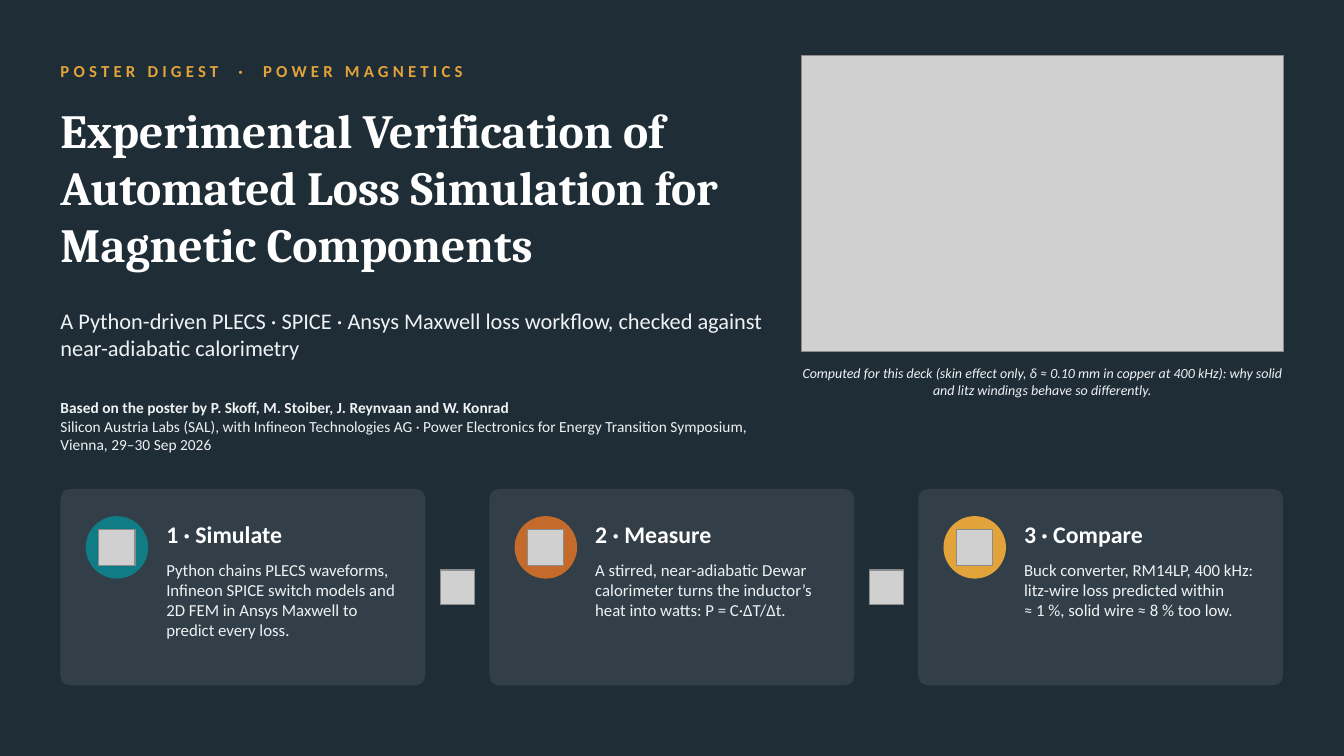
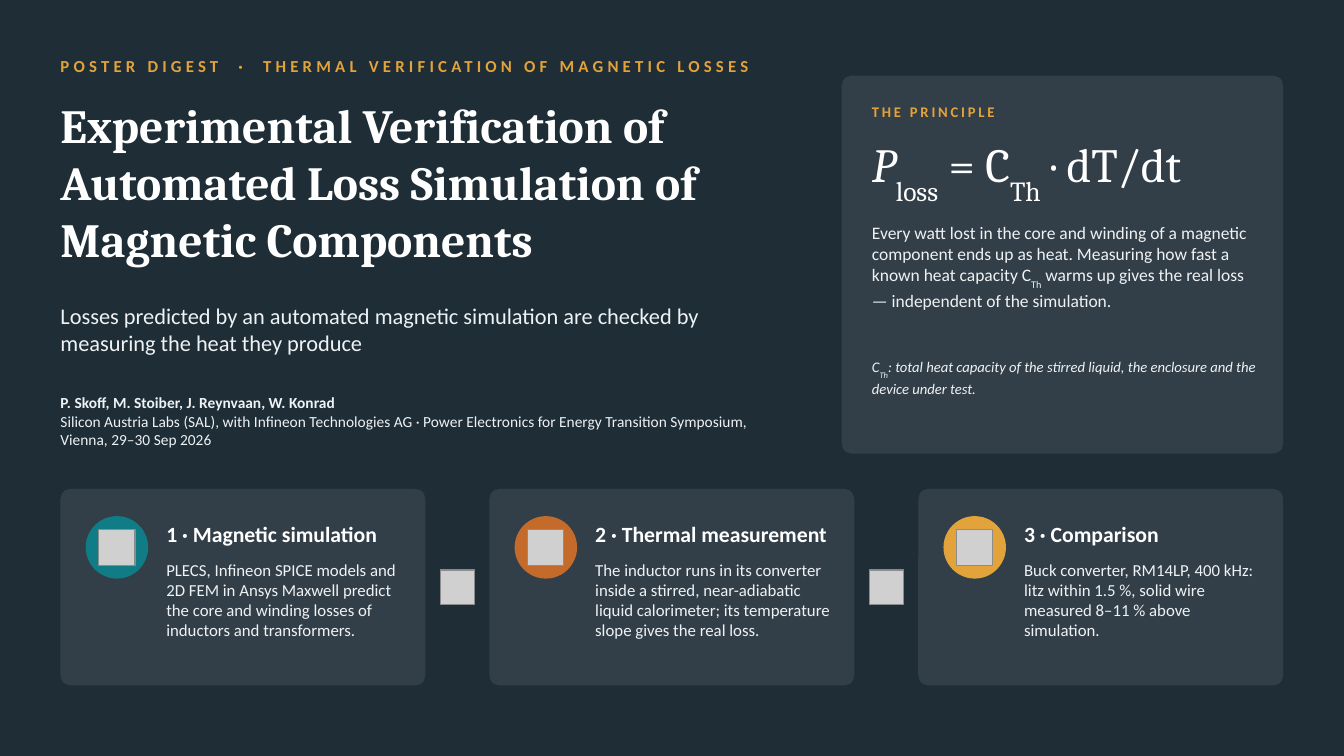
Before and after one commit to rashidkazemiii/hv-topology-reference, a slide deck: slide 1 of presentations/magnetics-loss-verification/Automated_Magnetics_Loss_Verification.pptx. Drawn at 1344x756 pixels with LibreOffice and Linux fonts; fonts in the diff are those of the drawing; grey boxes stand for pictures. Boxes give left, top, right and bottom in pixels: in the first picture for what was removed or moved away, otherwise in the second. Text is boxed around its words. In the diff, an @@ line names an element or a change of style, - is before the commit and + after.

```diff
--- a/presentations/magnetics-loss-verification/Automated_Magnetics_Loss_Verification.pptx
+++ b/presentations/magnetics-loss-verification/Automated_Magnetics_Loss_Verification.pptx
@@ picture removed at [802, 55, 1284, 352] @@
@@ text at [60, 61, 219, 72]: text changed @@
-POSTER DIGEST · POWER MAGNETICS
+POSTER DIGEST · THERMAL VERIFICATION OF MAGNETIC LOSSES
@@ rounded rectangle added at [842, 76, 1284, 454], fill #FFFFFF at 9% opacity @@
@@ title at [60, 109, 696, 268]: text changed @@
-Experimental Verification of Automated Loss Simulation for Magnetic Components
+Experimental Verification of Automated Loss Simulation of Magnetic Components
@@ text added at [872, 107, 995, 117], 10.5 pt, text #E3A33B, bold @@
+THE PRINCIPLE
@@ text added at [1067, 149, 1182, 188], 34 pt, text #FFFFFF @@
+Ploss = CTh · dT/dt
@@ text added at [872, 227, 1246, 310], 12.5 pt, text #EEF2F4 @@
+Every watt lost in the core and winding of a magnetic component ends up as heat. Measuring how fast a known heat capacity CTh warms up gives the real loss — independent of the simulation.
@@ text removed at [60, 313, 762, 360] @@
-A Python-driven PLECS · SPICE · Ansys Maxwell loss workflow, checked against near-adiabatic calorimetry
@@ text added at [60, 308, 699, 355], 16 pt, text #EEF2F4 @@
+Losses predicted by an automated magnetic simulation are checked by measuring the heat they produce
@@ text removed at [803, 368, 1282, 398] @@
-Computed for this deck (skin effect only, δ ≈ 0.10 mm in copper at 400 kHz): why solid and litz windings behave so differently.
@@ text added at [872, 362, 1255, 394], 10.5 pt, text #EEF2F4, italic @@
+CTh: total heat capacity of the stirred liquid, the enclosure and the device under test.
@@ text at [60, 397, 335, 411]: text changed @@
-Based on the poster by P. Skoff, M. Stoiber, J. Reynvaan and W. Konrad
+P. Skoff, M. Stoiber, J. Reynvaan, W. Konrad
@@ text at [166, 526, 377, 546]: text changed; size 17 to 15.5 pt @@
-1 · Simulate
+1 · Magnetic simulation
@@ text at [595, 526, 826, 542]: text changed; size 17 to 15.5 pt @@
-2 · Measure
+2 · Thermal measurement
@@ text at [1024, 527, 1159, 546]: text changed; size 17 to 15.5 pt @@
-3 · Compare
+3 · Comparison
@@ text at [166, 564, 396, 636]: text changed @@
-Python chains PLECS waveforms, Infineon SPICE switch models and 2D FEM in Ansys Maxwell to predict every loss.
+PLECS, Infineon SPICE models and 2D FEM in Ansys Maxwell predict the core and winding losses of inductors and transformers.
@@ text at [595, 564, 830, 639]: text changed @@
-A stirred, near-adiabatic Dewar calorimeter turns the inductor’s heat into watts: P = C·ΔT/Δt.
+The inductor runs in its converter inside a stirred, near-adiabatic liquid calorimeter; its temperature slope gives the real loss.
@@ text at [1024, 564, 1253, 636]: text changed @@
-Buck converter, RM14LP, 400 kHz: litz-wire loss predicted within ≈ 1 %, solid wire ≈ 8 % too low.
+Buck converter, RM14LP, 400 kHz: litz within 1.5 %, solid wire measured 8–11 % above simulation.
```
Also in this commit, not shown: 5 other slides changed, 12 other files.
